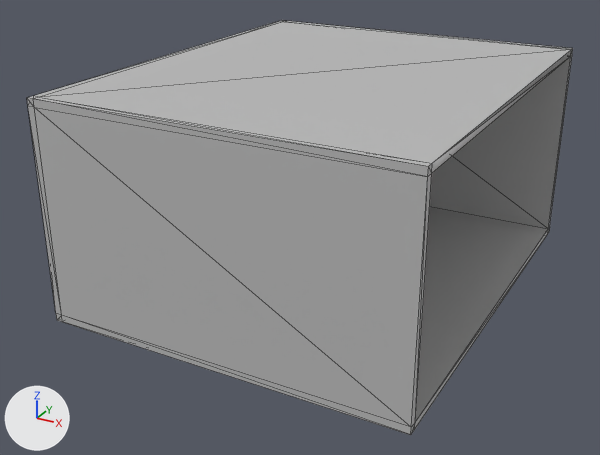
The FBX model Assets/Meshes/FBX/UV_TRI_BuildingBlock_Blank_DTG.fbx as it was, and as the next commit left it.
Both versions are drawn from a camera (50 mm lens) standing at (0.0743, -0.0685, 0.0553) and looking at (0.0227, 0.0254, 0.0084). The axes (+X, +Y, +Z) are drawn at lower left. The lights are the same throughout. Mesh edges are drawn as thin lines. Where no turn or scale is listed for an object, it has been applied to the vertices. Vertices at the same position are counted once.

In view in the first picture: 'BlankBlock'.
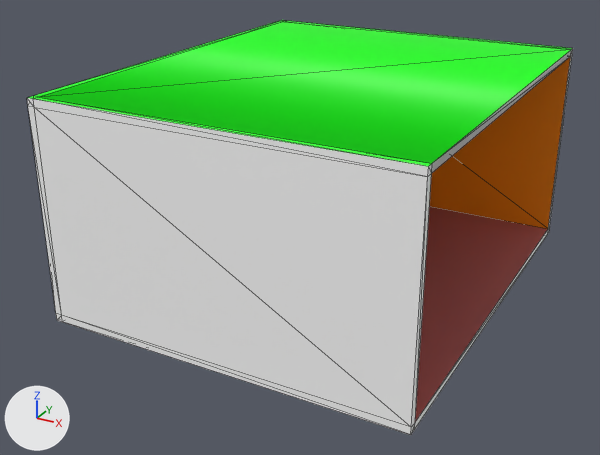
The change in detail:
Material 'ExteriorWalls' (mat_exteriorwalls) changes colour from grey #bcbcbc to white #ffffff; in linear values from (0.5, 0.5, 0.5) to (1.0, 1.0, 1.0).
Material 'InteriorFloor' (mat_interiorfloor) changes colour from grey #bcbcbc to pink #bc6363; in linear values from (0.5, 0.5, 0.5) to (0.5, 0.125, 0.125).
Material 'Roof' (mat_roof) changes colour from grey #bcbcbc to green #00ff00; in linear values from (0.5, 0.5, 0.5) to (0.0, 1.0, 0.0).
Material 'InteriorWalls' (mat_interiorwalls) changes colour from grey #bcbcbc to orange #ff8e00; in linear values from (0.5, 0.5, 0.5) to (1.0, 0.269, 0.0).
me_mesh has 48 vertices, 96 faces and spans x 0.0..0.05, y 0.0..0.06, z 0.0..0.03.
me_mesh is used by ob_blankblock; location (0.0, 0.0, 0.0).
me_mesh part 1: 1 face spanning x 0.0..0.001, y 0.001..0.059, z 0.03 switches from mat_exteriorwalls (grey #bcbcbc) to mat_roof (green #00ff00).

Pixel boxes [x1, y1, x2, y2] of what changed, in the pictures (600 x 455 px):
'BlankBlock', recoloured, surface changed: [27, 20, 573, 435] in both
part 1 of me_mesh, recoloured (grey to green): [44, 21, 283, 93] in both
